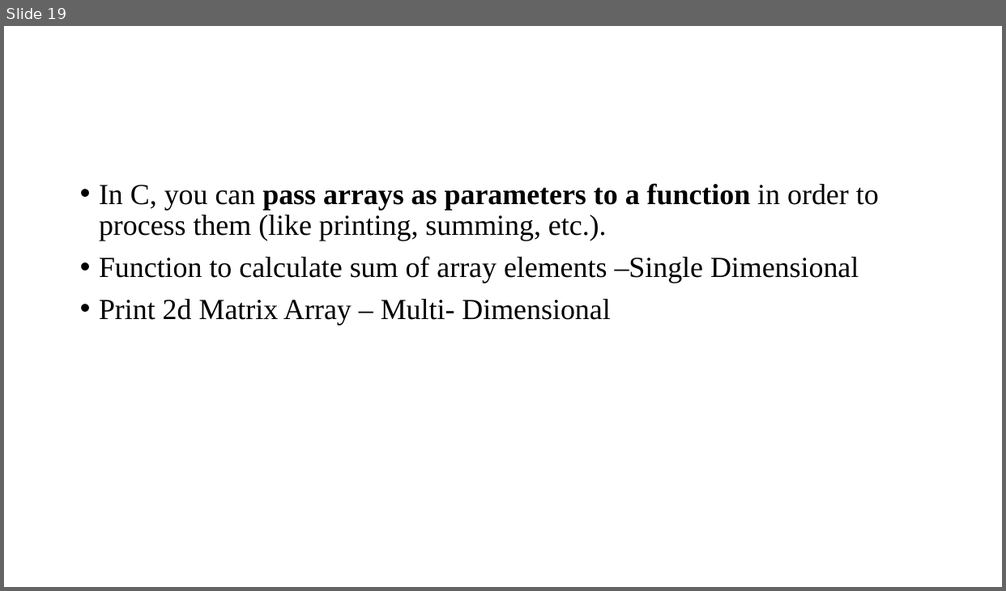
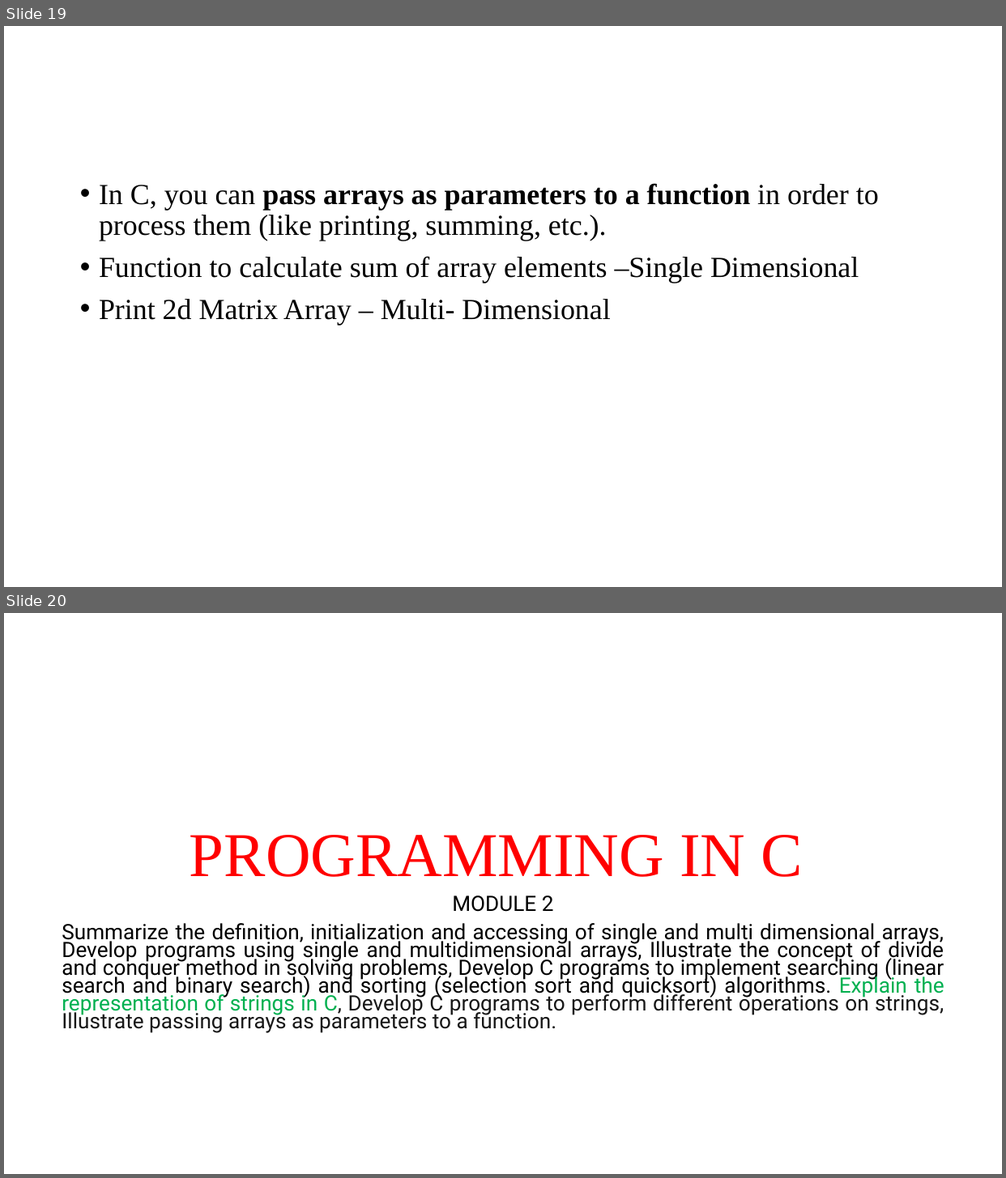
Before and after one commit to Anugrahashaju/S3_Programming_In_C, a slide deck: THEORY/MODULE_2/MODULE2.pptx. Shown one above the other, each under a label of ours: slide 19 before the commit, slides 19 and 20 after it. The pictures are 1006x591 and 1006x1178 pixels, drawn with LibreOffice and Linux fonts; fonts in the diff are those of the drawing. Boxes give left, top, right and bottom in pixels: in the first picture for what was removed or moved away, otherwise in the second. Text is boxed around its words. In the diff, an @@ line names an element or a change of style, - is before the commit and + after.

Commit message:
Added lab programs of String operations

```diff
--- a/THEORY/MODULE_2/MODULE2.pptx
+++ b/THEORY/MODULE_2/MODULE2.pptx
@@ slide 20 added at bbox=[4, 613, 1002, 1174], background #FFFFFF @@
@@ title added at bbox=[189, 835, 803, 877], 60 pt, text #FF0000 @@
+PROGRAMMING IN C
@@ subtitle added at bbox=[62, 896, 944, 1033], 20.4 pt, text #000000 @@
+MODULE 2
+Summarize the definition, initialization and accessing of single and multi dimensional arrays, Develop programs using single and multidimensional arrays, Illustrate the concept of divide and conquer method in solving problems, Develop C programs to implement searching (linear search and binary search) and sorting (selection sort and quicksort) algorithms. Explain the representation of strings in C, Develop C programs to perform different operations on strings, Illustrate passing arrays as parameters to a function.
```
Also in this commit, not shown: 5 other files.
